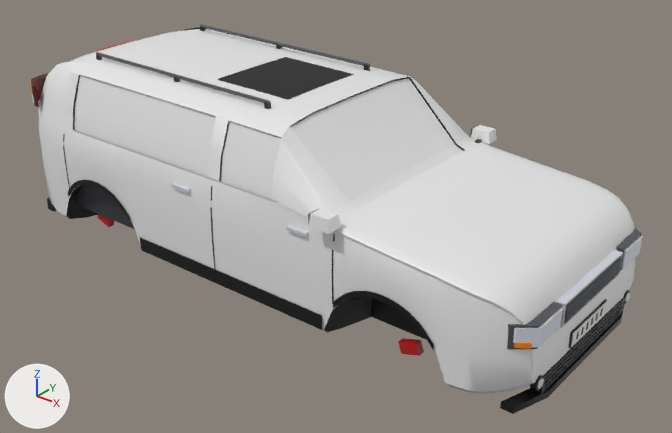
Before and after pictures for a commit that changed the glTF model public/models/cars/suv-hi.glb.
Rendered twice from a camera (50 mm lens) standing at (1.445, -1.69, 1.269) and looking at (0.061, 0.039, 0.197). Every picture has the same lights, and +X, +Y and +Z are marked at lower left. The picture after the commit comes second. Vertices at exactly the same position are counted once.

In view in the first picture: 'detail', 'glass', 'paint'.
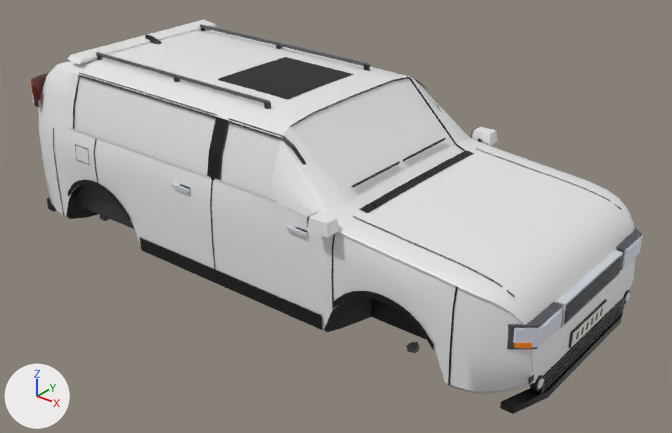
What differs and where, as boxes [x1, y1, x2, y2] in the pictures (672 x 433 px; the box of a moved part takes in the faces that stretch with it):
'paint', reshaped: before [38, 29, 635, 394]; after [38, 20, 635, 394]
part 1 of me_car_suv_detail_hi, moved or reshaped (not visible afterwards): before [97, 214, 114, 227]
part 2 of me_car_suv_detail_hi, moved or reshaped (not visible afterwards): before [398, 338, 424, 356]
part 3 of me_car_suv_detail_hi, moved or reshaped (not visible before): after [403, 138, 445, 161]
part 4 of me_car_suv_detail_hi, moved or reshaped (not visible before): after [351, 162, 400, 188]
part 5 of me_car_suv_detail_hi, rebuilt (25% wider, 8% taller): before [332, 234, 335, 304]; after [331, 234, 335, 310]
part 6 of me_car_suv_detail_hi, built on: before [63, 125, 478, 270]; after [53, 35, 627, 385]
part 7 of me_car_suv_detail_hi, recoloured: [518, 238, 641, 331] in both
part 8 of me_car_suv_paint_hi, moved or reshaped: before [471, 125, 497, 144]; after [472, 127, 498, 146]
part 9 of me_car_suv_paint_hi, moved or reshaped: before [309, 208, 341, 234]; after [307, 212, 339, 238]
part 10 of me_car_suv_paint_hi, deleted: before [207, 117, 228, 181]
part 11 of me_car_suv_paint_hi, added: after [68, 20, 217, 64]

Patch to the scene script:
```diff
--- a/public/models/cars/suv-hi.glb.py
+++ b/public/models/cars/suv-hi.glb.py
@@ me_car_suv_detail_hi @@
-me_car_suv_detail_hi.from_pydata(...)  # 2182 vertices, 3364 faces; spans x -0.83..0.8, y -0.34..0.34, z 0.09..0.58
+me_car_suv_detail_hi.from_pydata(...)  # 2864 vertices, 4256 faces; spans x -0.83..0.8, y -0.35..0.35, z 0.09..0.58
+# me_car_suv_detail_hi part 1: the loose piece of 8 vertices spanning x -0.54..-0.49, y -0.27..-0.26, z 0.11..0.16 is scaled about its middle by (-0.0186, 1.38, 0.17), then moved by (-0.28, 0.27, 0.11)
+# me_car_suv_detail_hi part 2: the loose piece of 8 vertices spanning x 0.49..0.54, y -0.27..-0.26, z 0.11..0.16 is turned 108 degrees about the y axis through its middle and scaled by 0.193, then moved by (-0.17, -0.08, 0.25)
+# me_car_suv_detail_hi part 3: the loose piece of 8 vertices spanning x -0.54..-0.49, y 0.26..0.27, z 0.11..0.16 is scaled about its middle by (-0.049, 10.4, 0.047), then moved by (0.8, -0.17, 0.29)
+# me_car_suv_detail_hi part 4: the loose piece of 8 vertices spanning x 0.49..0.54, y 0.26..0.27, z 0.11..0.16 is scaled about its middle by (0.0793, 10.4, -0.151), then moved by (-0.22, -0.36, 0.29)
+# me_car_suv_detail_hi part 5: the loose piece of 10 vertices spanning x 0.33..0.34, y -0.32..-0.31, z 0.2..0.37 is rebuilt with 10 vertices and now spans x 0.33..0.34, y -0.32..-0.31, z 0.18..0.38
+# me_car_suv_detail_hi part 6: 52 vertices moved within x -0.6..0.79, y -0.32..0.32, z 0.21..0.47; 65 vertices removed from x -0.6..0.79, y -0.34..0.34, z 0.14..0.47; 511 vertices added at x -0.74..0.8, y -0.35..0.35, z 0.12..0.58
+# me_car_suv_detail_hi part 7: 56 kept faces spanning x 0.75..0.8, y -0.28..0.28, z 0.29 get new vertex colours; the middle colour goes from beige #fff0c7 to pale blue #e6f2ff
+# other edits to the shape of me_car_suv_detail_hi do not show in these pictures
 me_car_suv_detail_hi.materials.append(mat_defaultmaterial)
@@ me_car_suv_paint_hi @@
 # verts and faces of me_car_suv_paint_hi; kept vertices keep their numbers, new ones are numbered from 1053
-me_car_suv_paint_hi.from_pydata(...)  # 1053 vertices, 1880 faces; spans x -0.79..0.79, y -0.35..0.35, z 0.09..0.57
+me_car_suv_paint_hi.from_pydata(...)  # 1057 vertices, 1884 faces; spans x -0.79..0.79, y -0.35..0.35, z 0.09..0.58
+# me_car_suv_paint_hi part 8: the loose piece of 8 vertices spanning x 0.3..0.35, y 0.31..0.35, z 0.39..0.42 is moved by (0.0, 0.0, -0.01)
+# me_car_suv_paint_hi part 9: the loose piece of 8 vertices spanning x 0.3..0.35, y -0.35..-0.31, z 0.39..0.42 is moved by (0.0, 0.0, -0.01)
+# me_car_suv_paint_hi part 10
+delete_vertices([552, 575])  # with the faces that use them
+# me_car_suv_paint_hi part 11
+# 8 vertices are added at x -0.62..-0.57, y -0.25..0.25, z 0.56..0.58
+# 12 new faces join them
+# other edits to the shape of me_car_suv_paint_hi do not show in these pictures
```
